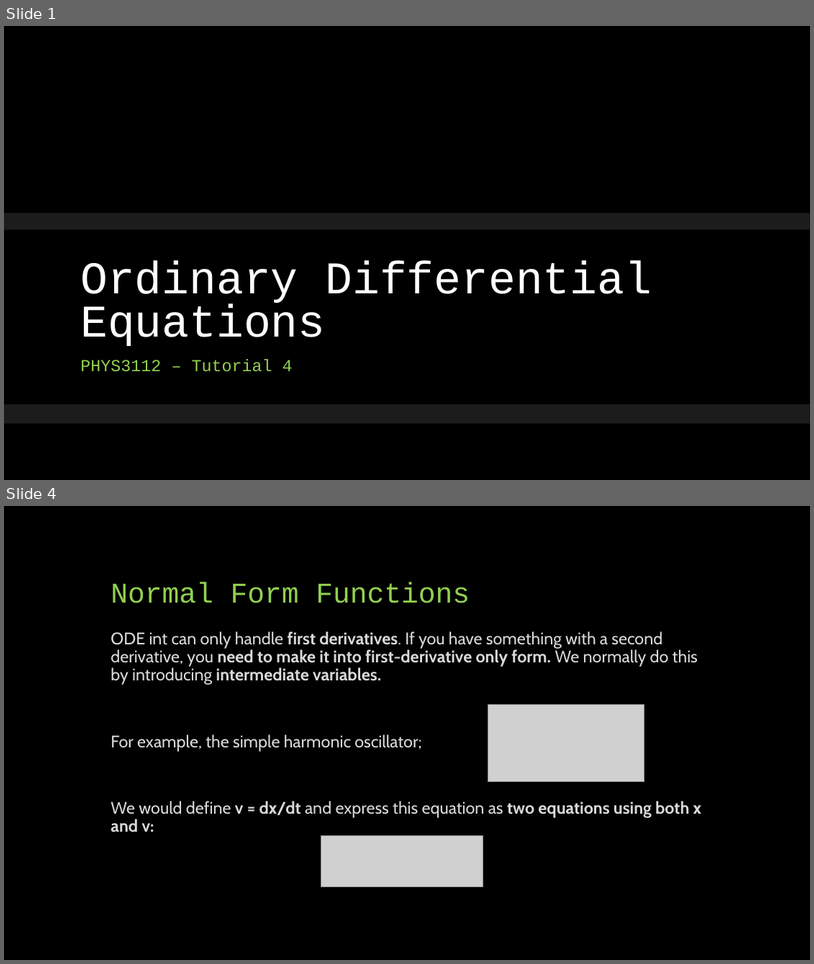
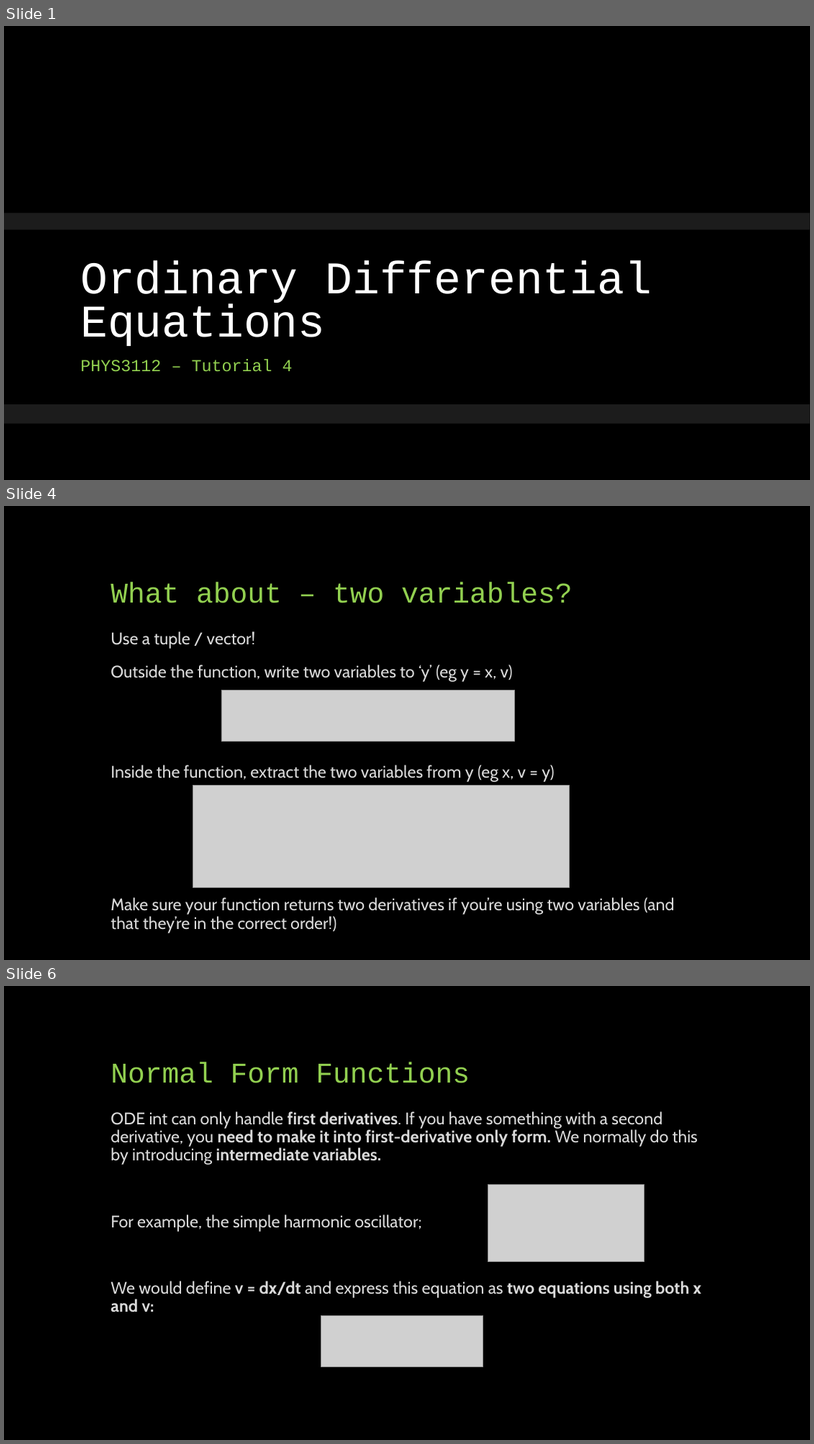
Before and after one commit to phys3112/Tutorials-2020, a slide deck: Tutorial 3 ODEs (USEFUL FOR ASSIGNMENT 1)/Tutorial 3 Presentation.pptx. Shown one above the other, each under a label of ours: slides 1 and 4 before the commit, slides 1, 4 and 6 after it; the slides between them are not shown. The pictures are 814x964 and 814x1444 pixels, drawn with LibreOffice and Linux fonts; fonts in the diff are those of the drawing; grey boxes stand for pictures; background and template pictures are left out. Boxes give left, top, right and bottom in pixels: in the first picture for what was removed or moved away, otherwise in the second. Text is boxed around its words. In the diff, an @@ line names an element or a change of style, - is before the commit and + after.

```diff
--- a/Tutorial 3 ODEs (USEFUL FOR ASSIGNMENT 1)/Tutorial 3 Presentation.pptx
+++ b/Tutorial 3 ODEs (USEFUL FOR ASSIGNMENT 1)/Tutorial 3 Presentation.pptx
@@ slide 4 added at (4, 506, 810, 960), background #000000 @@
@@ title added at (111, 582, 573, 603), 34 pt, text #92D050 @@
+What about – two variables?
@@ text added at (111, 631, 675, 933), 20 pt, text #D9D9D9 @@
+Use a tuple / vector!
+Outside the function, write two variables to ‘y’ (eg y = x, v)
+Inside the function, extract the two variables from y (eg x, v = y)
+Make sure your function returns two derivatives if you’re using two variables (and that they’re in the correct order!)
@@ picture added at (221, 690, 515, 741) @@
@@ picture added at (193, 785, 570, 888) @@
@@ what was slide 4 is now slide 6 @@
```
Also in this commit, not shown: 1 slide changed, 3 other slides added, 2 slides removed, 1 other file.
